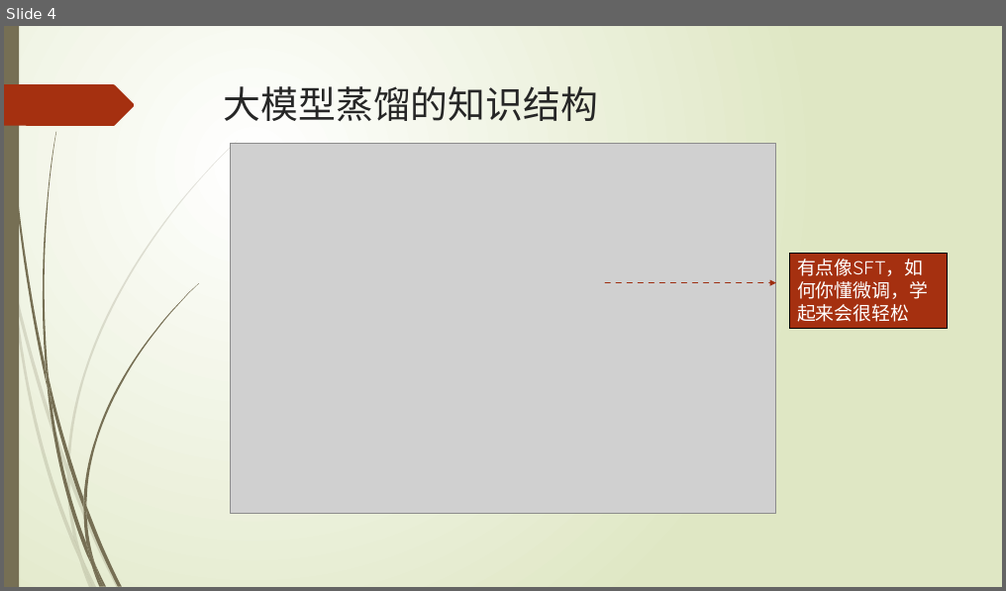
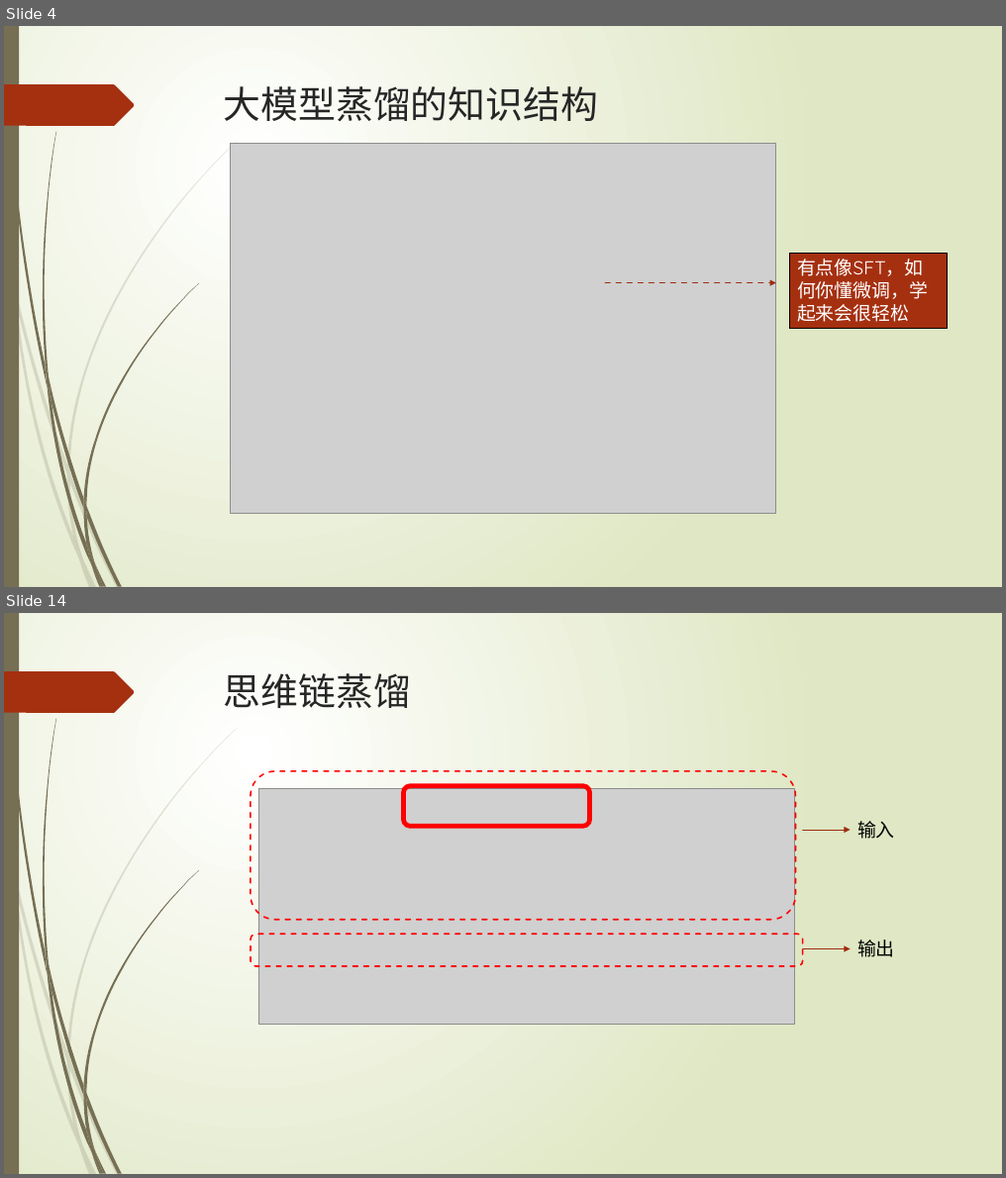
Before and after one commit to datawhalechina/llm-deploy, a slide deck: PPT/distillation.pptx. Shown one above the other, each under a label of ours: slide 4 before the commit, slides 4 and 14 after it; the slides between them are not shown. The pictures are 1006x591 and 1006x1178 pixels, drawn with LibreOffice and Linux fonts; fonts in the diff are those of the drawing; grey boxes stand for pictures. Boxes give left, top, right and bottom in pixels: in the first picture for what was removed or moved away, otherwise in the second. Text is boxed around its words. In the diff, an @@ line names an element or a change of style, - is before the commit and + after.

```diff
--- a/PPT/distillation.pptx
+++ b/PPT/distillation.pptx
@@ slide 14 added at (4, 613, 1002, 1174), background gradient #FFFFFF to #DFE8C4; not listed: 24 template elements that a slide beside it also shows @@
@@ title added at (224, 673, 411, 708), 36 pt, text #262626 @@
+思维链蒸馏
@@ rounded rectangle added at (251, 771, 795, 920), outline #FF0000 1.5 pt dashed @@
@@ picture added at (258, 788, 795, 1024) @@
@@ rounded rectangle added at (404, 786, 590, 827), outline #FF0000 4.5 pt @@
@@ arrow added from (803, 830) to (849, 830), #9E2E0F 0.75 pt @@
@@ text added at (857, 821, 895, 839), 18 pt, text #000000 @@
+输入
@@ rounded rectangle added at (251, 934, 803, 966), outline #FF0000 1.5 pt dashed @@
@@ arrow added from (803, 950) to (849, 950), #9E2E0F 0.75 pt @@
@@ text added at (857, 940, 895, 958), 18 pt, text #000000 @@
+输出
```
Also in this commit, not shown: 1 slide changed, 9 other slides added, 1 other file.
